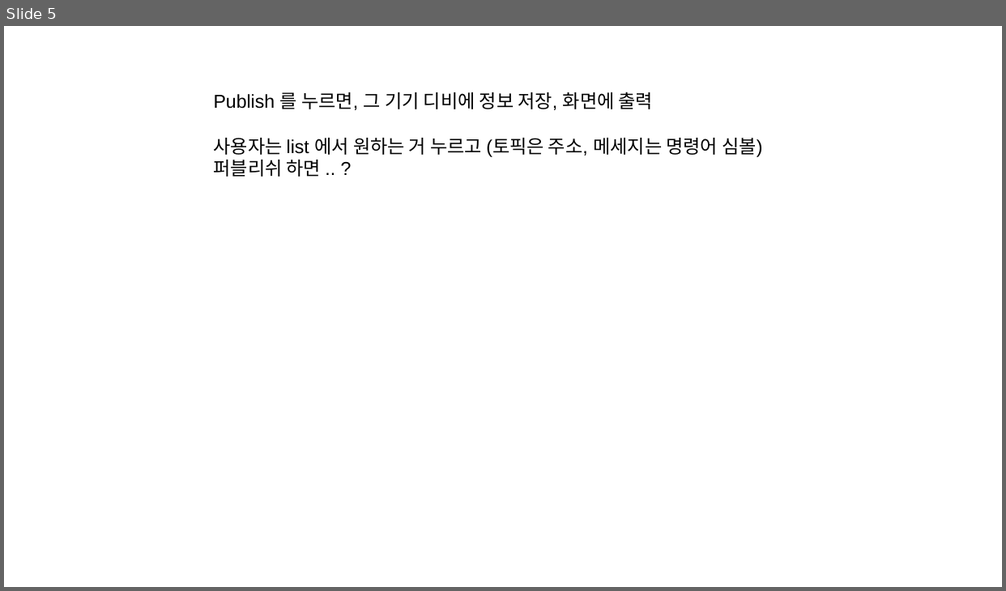
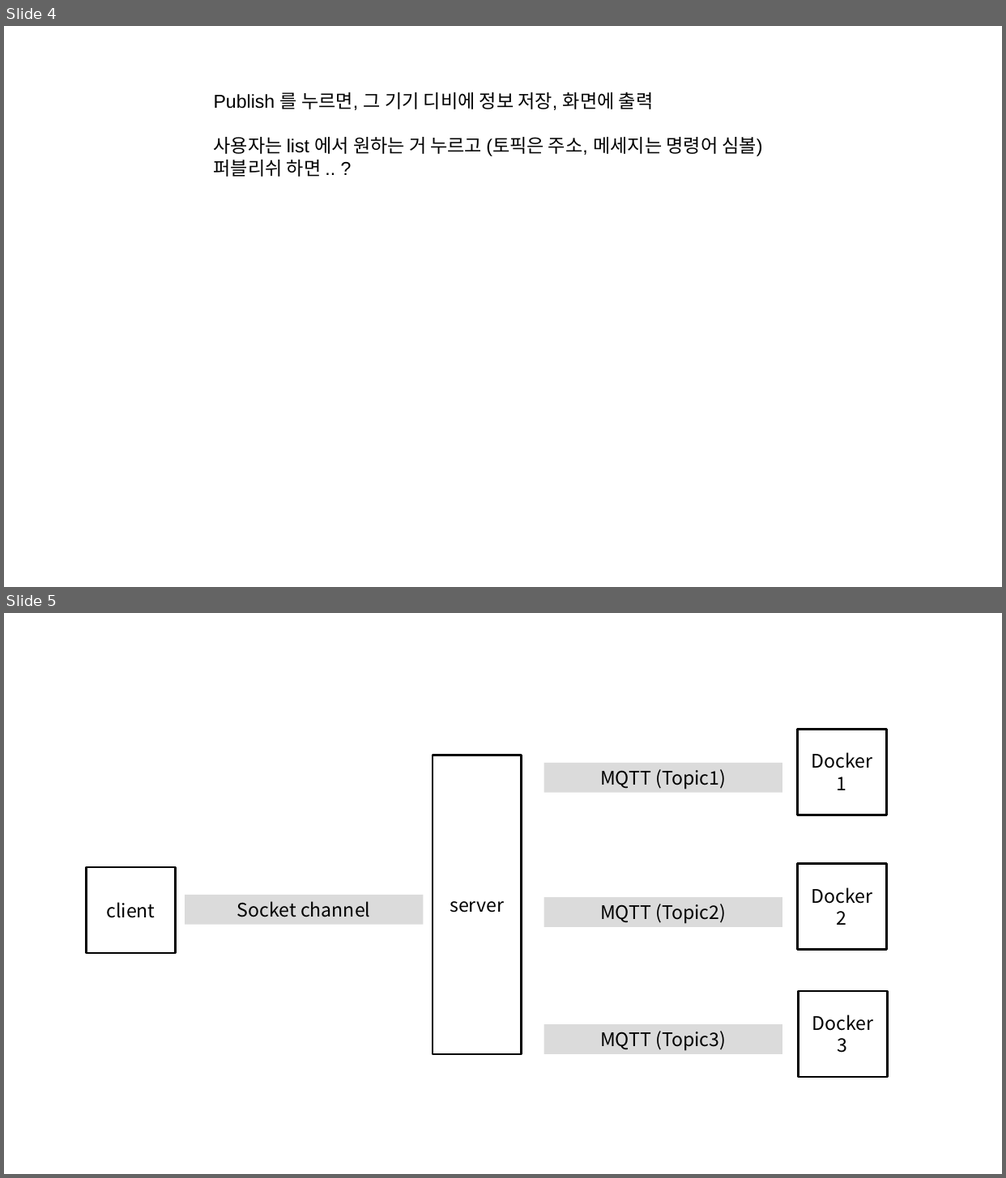
Before and after one commit to Mishuni/ochestration_for_docker, a slide deck: FiveStarts_app.pptx. Shown one above the other, each under a label of ours: slide 5 before the commit, slides 4 and 5 after it. The pictures are 1006x591 and 1006x1178 pixels, drawn with LibreOffice and Linux fonts; fonts in the diff are those of the drawing. Boxes give left, top, right and bottom in pixels: in the first picture for what was removed or moved away, otherwise in the second. Text is boxed around its words. In the diff, an @@ line names an element or a change of style, - is before the commit and + after.

Commit message:
Update ppt

```diff
--- a/FiveStarts_app.pptx
+++ b/FiveStarts_app.pptx
@@ slide 5 added at [4,613,1002,1174], background #FFFFFF @@
@@ rectangle added at [798,729,887,815], fill #FFFFFF, outline #000000 2 pt, 18 pt, text #000000 @@
+Docker 1
@@ rectangle added at [432,756,522,1054], fill #FFFFFF, outline #000000 2 pt, 18 pt, text #000000 @@
+server
@@ rectangle added at [544,763,782,793], fill #DBDBDB, 18 pt, text #000000 @@
+MQTT (Topic1)
@@ rectangle added at [87,867,176,954], fill #FFFFFF, outline #000000 2 pt, 18 pt, text #000000 @@
+client
@@ rectangle added at [798,864,887,950], fill #FFFFFF, outline #000000 2 pt, 18 pt, text #000000 @@
+Docker 2
@@ rectangle added at [185,895,423,924], fill #DBDBDB, 18 pt, text #000000 @@
+Socket channel
@@ rectangle added at [544,897,782,927], fill #DBDBDB, 18 pt, text #000000 @@
+MQTT (Topic2)
@@ rectangle added at [799,991,888,1077], fill #FFFFFF, outline #000000 2 pt, 18 pt, text #000000 @@
+Docker 3
@@ rectangle added at [544,1024,782,1054], fill #DBDBDB, 18 pt, text #000000 @@
+MQTT (Topic3)
@@ what was slide 5 is now slide 4 @@
```
Also in this commit, not shown: 1 slide removed, 1 other file.
